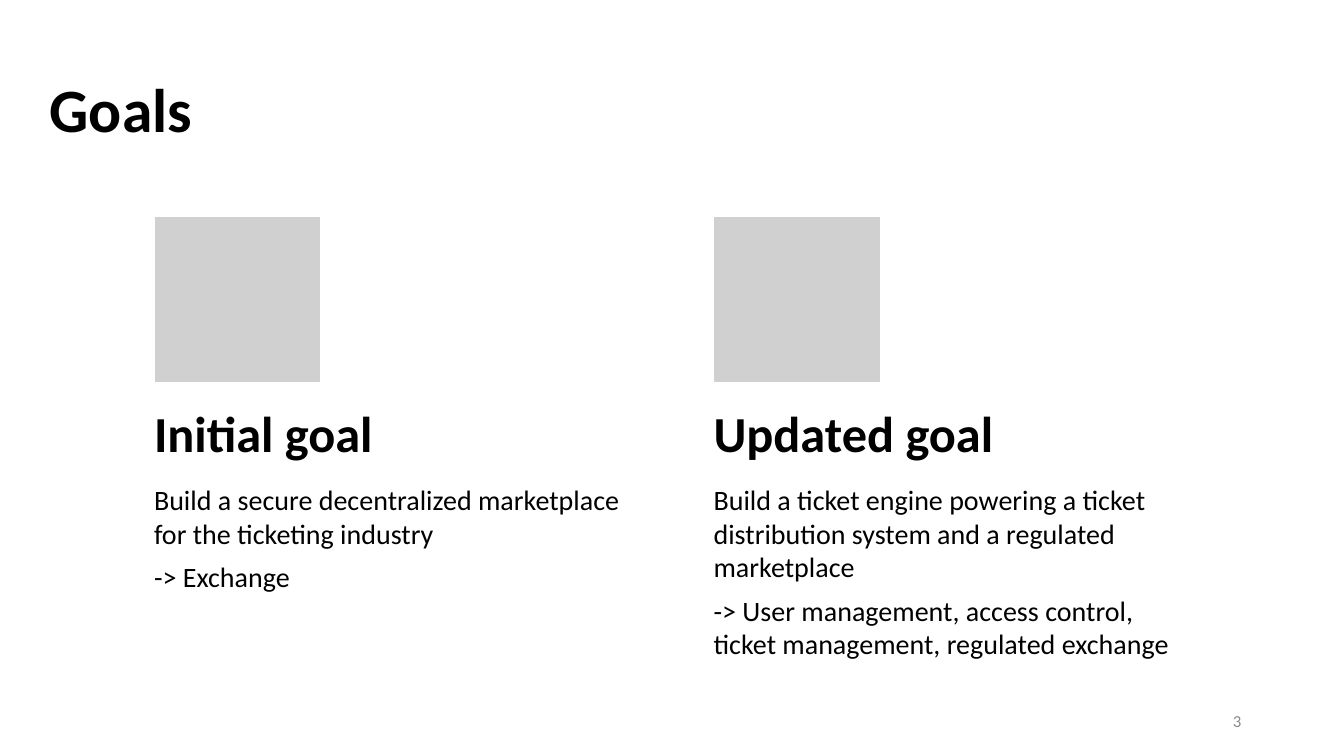
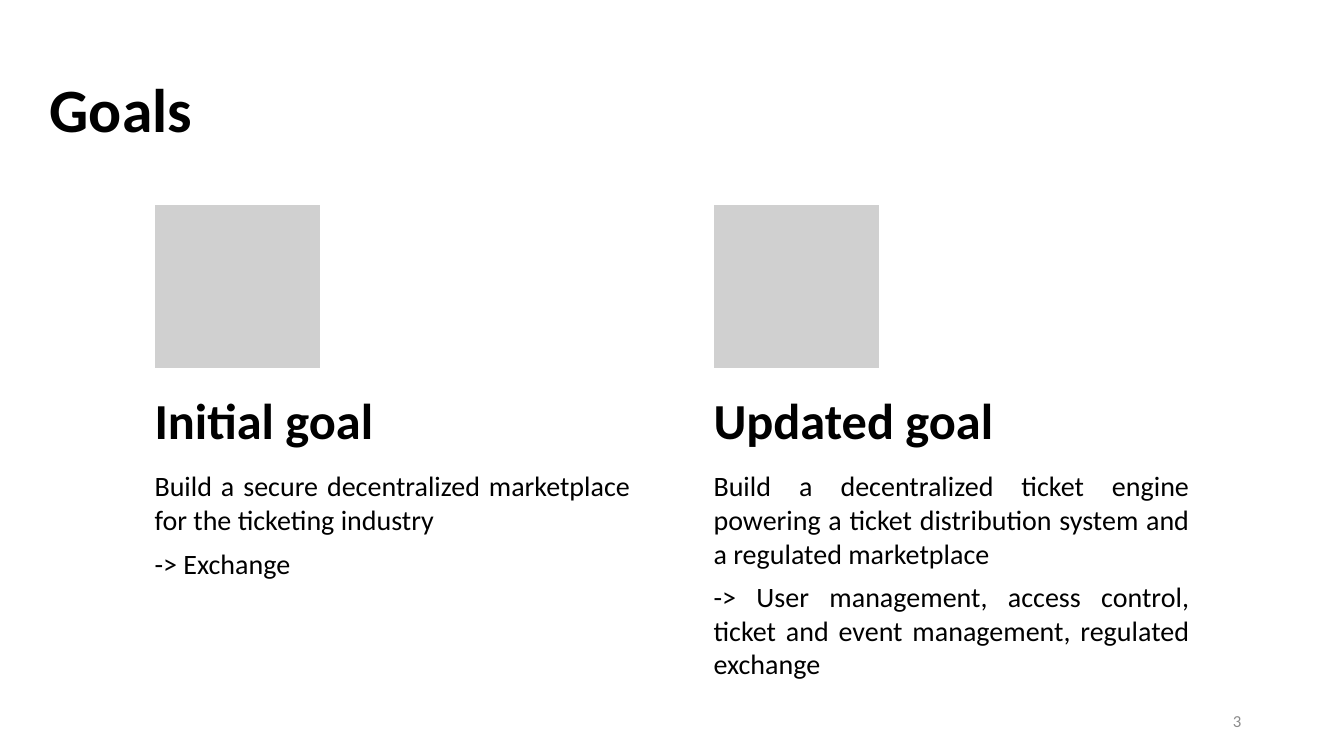
Before and after one commit to yanngabb/marketplace, a slide deck: slide 3 of rapport/Master_Thesis_Presentation_Yann_Gabbud.pptx. Drawn at 1344x756 pixels with LibreOffice and Linux fonts; fonts in the diff are those of the drawing; grey boxes stand for pictures. Boxes give left, top, right and bottom in pixels: in the first picture for what was removed or moved away, otherwise in the second. Text is boxed around its words. In the diff, an @@ line names an element or a change of style, - is before the commit and + after.

Commit message:
save presentation

```diff
--- a/rapport/Master_Thesis_Presentation_Yann_Gabbud.pptx
+++ b/rapport/Master_Thesis_Presentation_Yann_Gabbud.pptx
@@ picture: place and size @@
-picture at bbox=[154, 216, 321, 382]
+picture at bbox=[154, 205, 321, 369]
@@ picture: place and size @@
-picture at bbox=[714, 216, 880, 382]
+picture at bbox=[714, 205, 880, 369]
@@ text "Initial goal": place and size @@
-text "Initial goal" at bbox=[154, 416, 373, 461]
+text "Initial goal" at bbox=[155, 403, 373, 448]
@@ text "Updated goal": place and size @@
-text "Updated goal" at bbox=[714, 416, 994, 461]
+text "Updated goal" at bbox=[714, 403, 993, 448]
@@ text "Build a secure decentralized marketplace ...": place and size @@
-text "Build a secure decentralized marketplace ..." at bbox=[154, 490, 619, 592]
+text "Build a secure decentralized marketplace ..." at bbox=[155, 476, 630, 579]
@@ text "Build a secure decentralized marketplace ..." at bbox=[155, 476, 630, 579]: alignment left to justified @@
@@ text at bbox=[714, 476, 1189, 679]: text changed @@
-Build a ticket engine powering a ticket distribution system and a regulated marketplace
--> User management, access control, ticket management, regulated exchange
+Build a decentralized ticket engine powering a ticket distribution system and a regulated marketplace
+-> User management, access control, ticket and event management, regulated exchange
```
Also in this commit, not shown: 3 other slides changed, 1 slide added.
